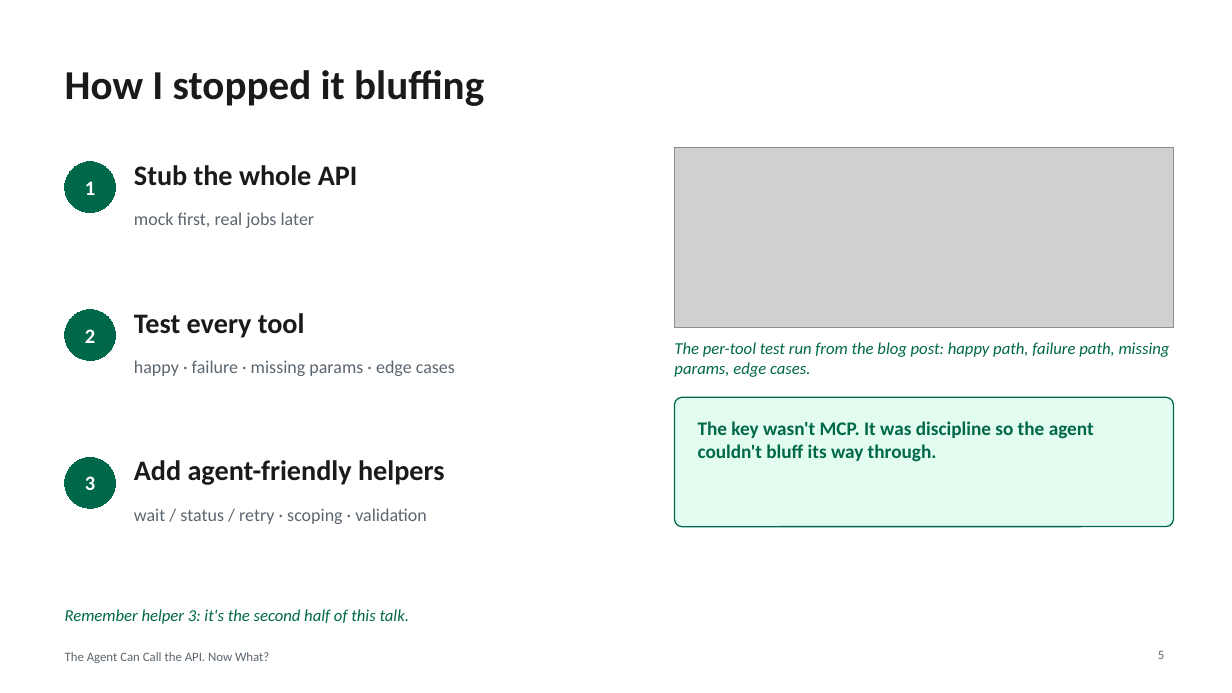
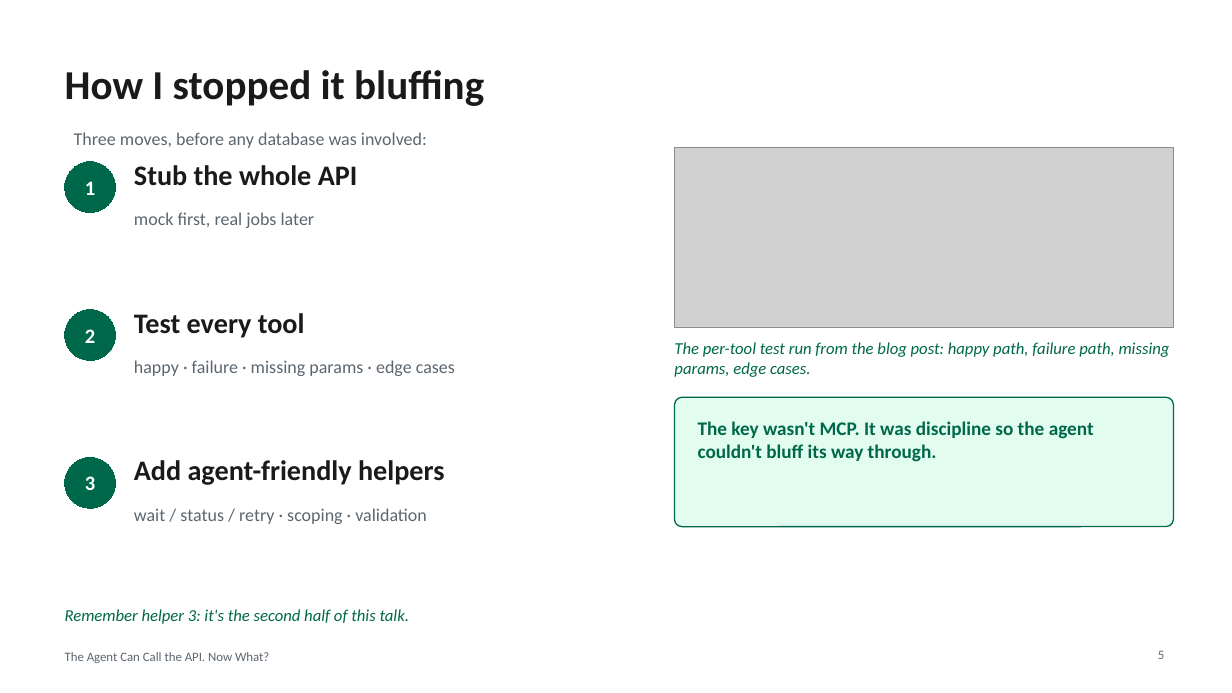
Before and after one commit to eoinjordan/what-should-a-local-agent-remember, a slide deck: slide 5 of slides/what-should-a-local-agent-remember.pptx. Drawn at 1232x693 pixels with LibreOffice and Linux fonts; fonts in the diff are those of the drawing; grey boxes stand for pictures. Boxes give left, top, right and bottom in pixels: in the first picture for what was removed or moved away, otherwise in the second. Text is boxed around its words. In the diff, an @@ line names an element or a change of style, - is before the commit and + after.

```diff
--- a/slides/what-should-a-local-agent-remember.pptx
+++ b/slides/what-should-a-local-agent-remember.pptx
@@ text added at [74,132,427,148], 14 pt, text #5C6670 @@
+Three moves, before any database was involved:
```
Also in this commit, not shown: 4 other slides changed, 2 other files.
